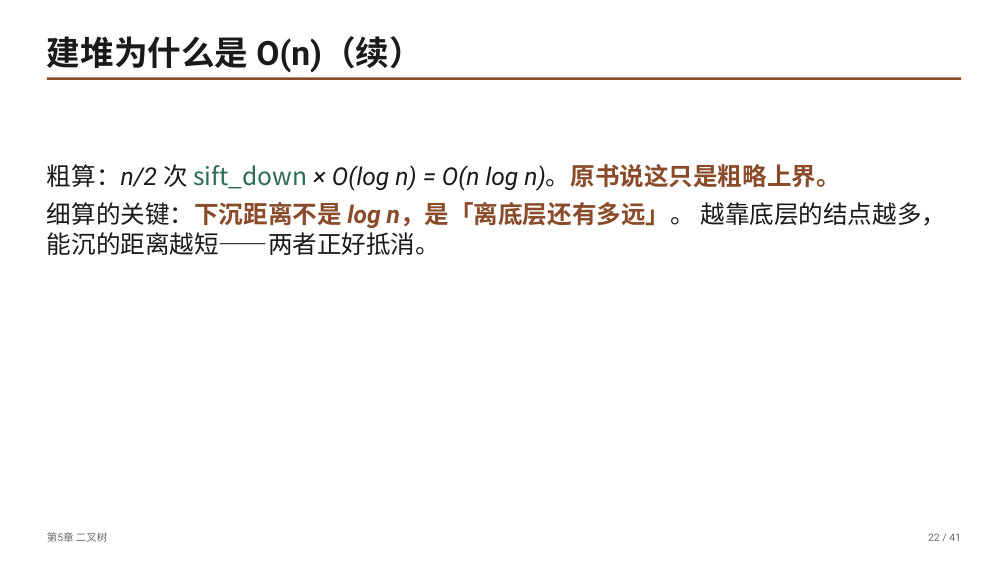
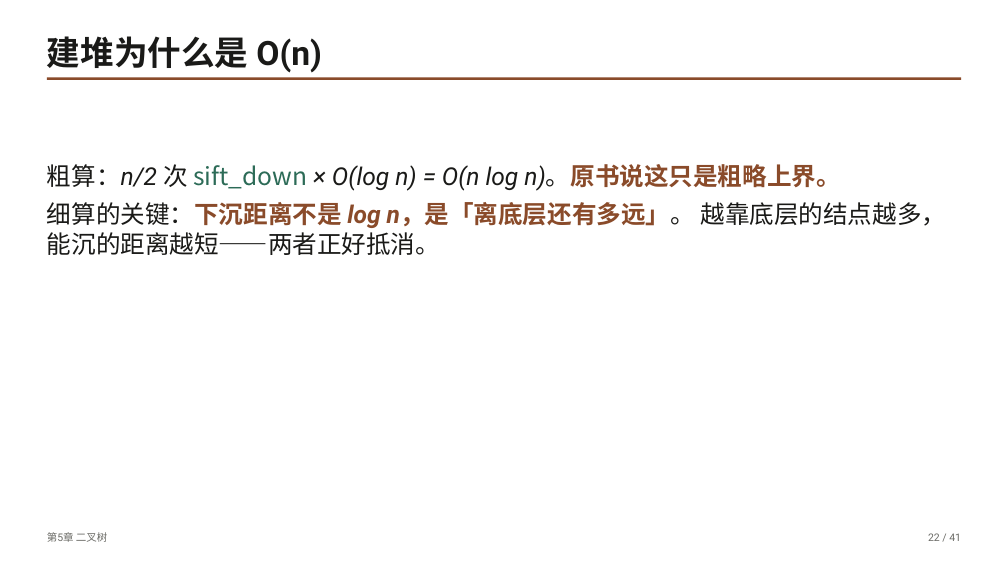
Before and after one commit to GMyhf/dsa-modernization, a slide deck: slide 22 of book/slides/pptx/ch05-binary-tree.pptx. Drawn at 1008x567 pixels with LibreOffice and Linux fonts; fonts in the diff are those of the drawing. Boxes give left, top, right and bottom in pixels: in the first picture for what was removed or moved away, otherwise in the second. Text is boxed around its words. In the diff, an @@ line names an element or a change of style, - is before the commit and + after.

```diff
--- a/book/slides/pptx/ch05-binary-tree.pptx
+++ b/book/slides/pptx/ch05-binary-tree.pptx
@@ text at (47,36,322,73): text changed @@
-建堆为什么是 O(n)（续）
+建堆为什么是 O(n)
```
Also in this commit, not shown: 1 other slide changed, 21 other files.
